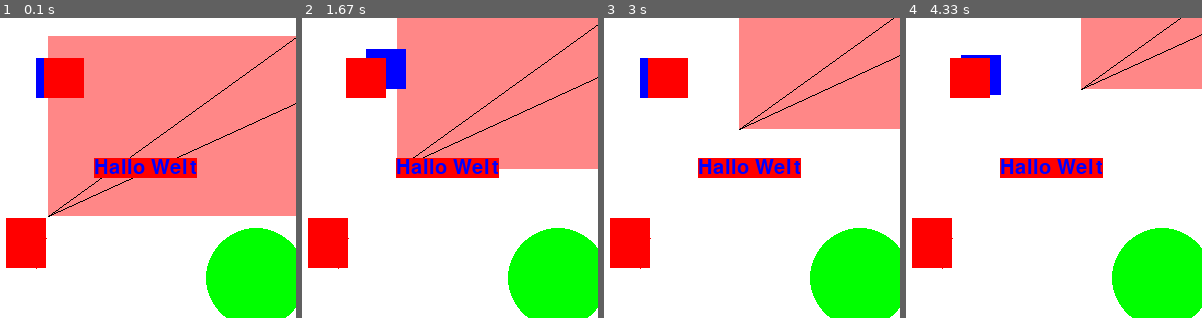
Above: before the commit, frames 1-4 (left to right).
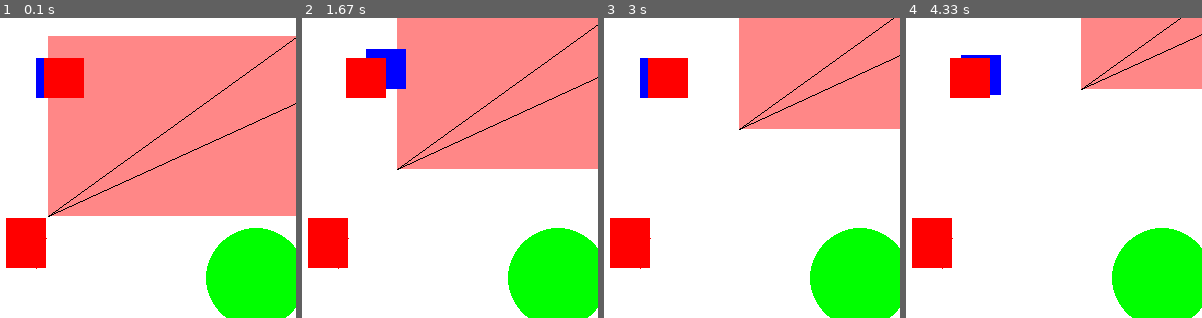
Above: after the commit, the same moments.

Repository: coderdojoka/py2cd
Game: pygame game, started from beispiele/beispiel_1.py
Two runs of this game, one before a commit and one after it. Both use one fixed random seed, a clock stepped at 60 frames per second and the inputs below.
Inputs (mouse positions are in pixels of both pictures, inside the frame that each line leads up to):
- Up to frame 1 (0.1 s): no input
- Up to frame 2 (1.67 s): hold D 0.33-0.8 s; move the mouse to (438, 180) at 0.37 s; hold W 0.83-1.13 s; hold D 1.17-1.63 s
- Up to frame 3 (3 s): hold A 1.67-2.2 s; hold S 2.23-2.53 s; hold A 2.57-2.97 s
- Up to frame 4 (4.33 s): hold W 3-3.37 s; hold D 3.4-4.03 s; hold S from 4.07 s (still down)

The runs differ from the first frame. In frame 1, 2.3% of the frame differs, in the area x 31-67%, y 46-54%; in frame 2, 2.3%; in frame 3, 2.3%; in frame 4, 2.3%.

Commit message:
Sichtbarkeit nicht berüücksichtigt

Diff:
--- a/beispiele/beispiel_1.py
+++ b/beispiele/beispiel_1.py
@@ -69,6 +69,7 @@
 
 schrift = Schrift(20)
 t = Text("Hallo Welt", 200, 0, schrift, BLAU, ROT)
+t.verstecke()
 
 p_box = Rechteck(p.x, p.y, p.breite, p.hoehe, ROT)
 p_box = Rechteck(l.x, l.y, l.breite, l.hoehe, (255, 0, 0, 120))
--- a/py2cd/flaeche.py
+++ b/py2cd/flaeche.py
@@ -103,7 +103,7 @@
 
         # zeichne alle
         for zb in self._zeichenbareObjekte:
-            zb.render(self.pyg_flaeche)
+            zb.zeichne()
 
     def render(self, pyg_zeichen_flaeche):
         self.zeichne_alles()
